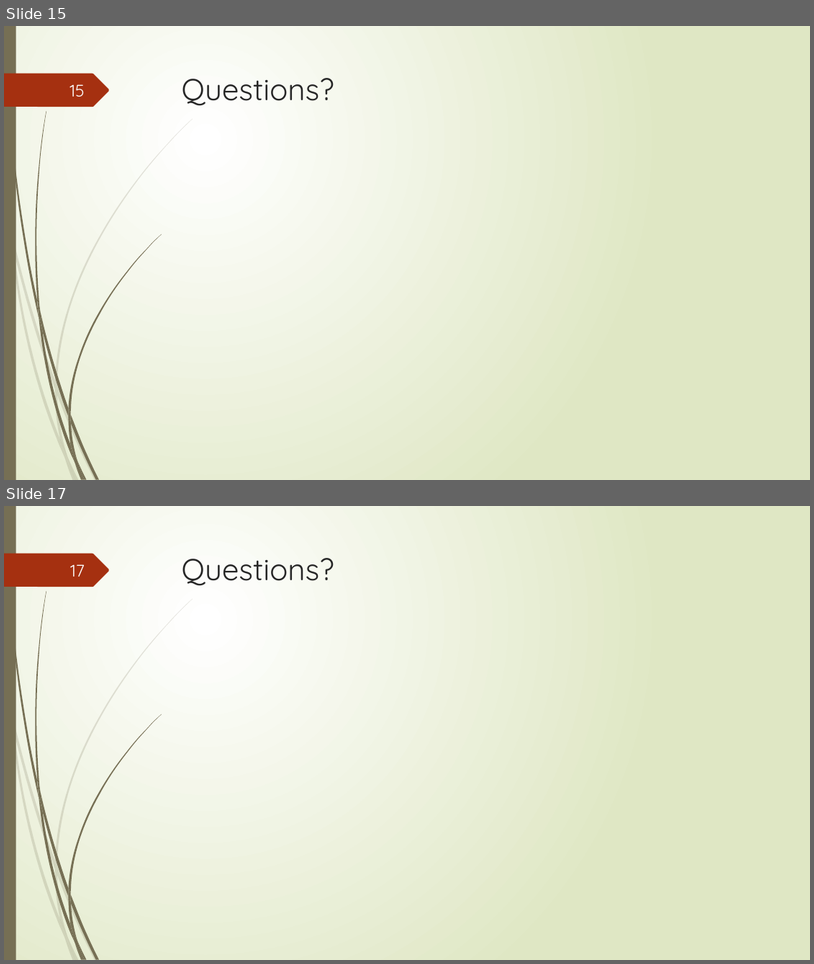
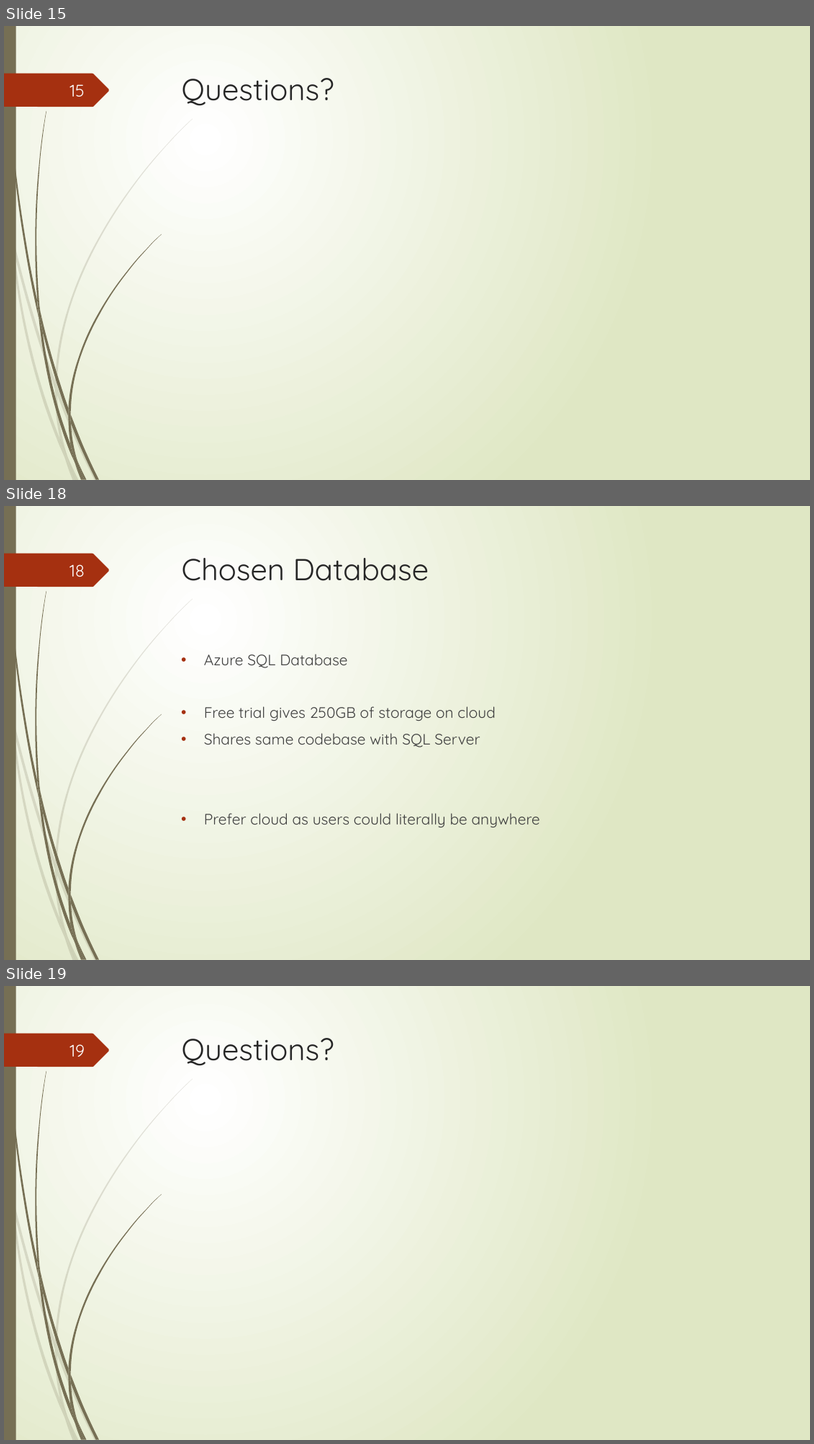
Before and after one commit to junmin-yee/Landmarked, a slide deck: Presentations/Sprint01 ReviewMeeting.pptx. Shown one above the other, each under a label of ours: slides 15 and 17 before the commit, slides 15, 18 and 19 after it; the slides between them are not shown. The pictures are 814x964 and 814x1444 pixels, drawn with LibreOffice and Linux fonts; fonts in the diff are those of the drawing. Boxes give left, top, right and bottom in pixels: in the first picture for what was removed or moved away, otherwise in the second. Text is boxed around its words. In the diff, an @@ line names an element or a change of style, - is before the commit and + after.

```diff
--- a/Presentations/Sprint01 ReviewMeeting.pptx
+++ b/Presentations/Sprint01 ReviewMeeting.pptx
@@ slide 18 added at bbox=[4, 506, 810, 960], background gradient #FFFFFF to #DFE8C4; not listed: 24 template elements that a slide beside it also shows @@
@@ page number added at bbox=[70, 564, 85, 577], 20 pt, text #FEFFFF @@
+18
@@ title added at bbox=[182, 558, 430, 581], 36 pt, text #262626 @@
+Chosen Database
@@ text added at bbox=[204, 654, 540, 827], 18 pt, text #404040 @@
+• Azure SQL Database
+• Free trial gives 250GB of storage on cloud
+• Shares same codebase with SQL Server
+• Prefer cloud as users could literally be anywhere
@@ what was slide 17 is now slide 19 @@
@@ page number at bbox=[70, 1044, 85, 1057]: text changed @@
-17
+19
```
Also in this commit, not shown: 5 other slides added, 3 slides removed, 2 other files.
